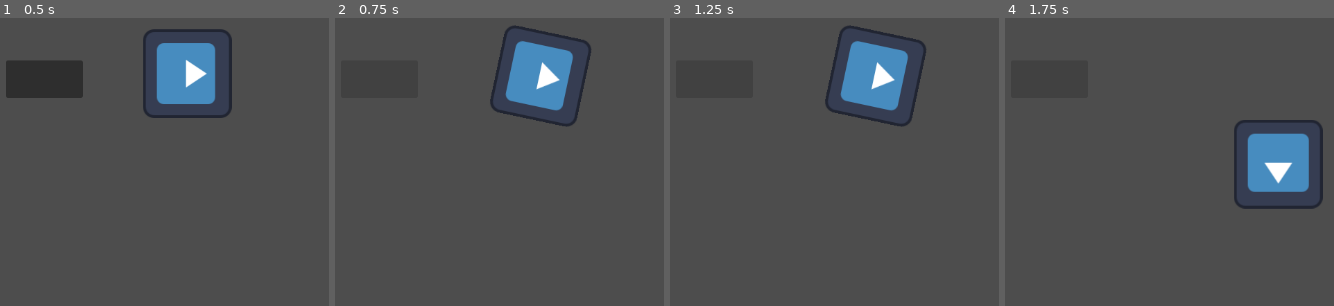
Above: before the commit, frames 1-4 (left to right).
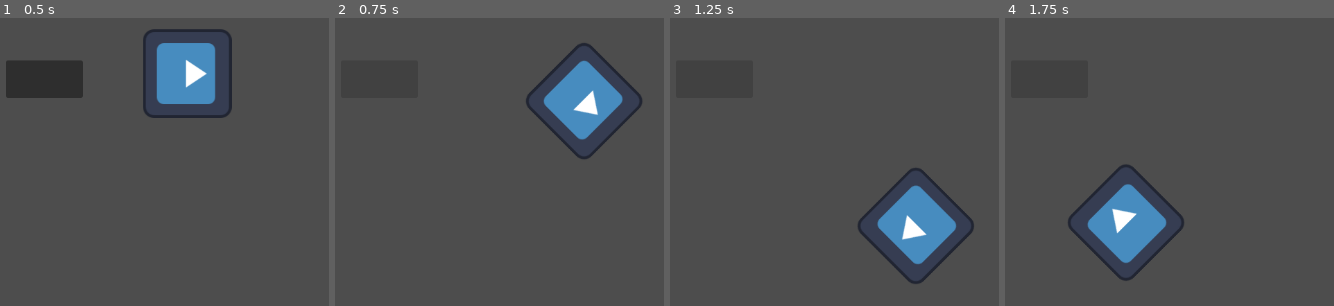
Above: after the commit, the same moments.

Repository: ShayLuan/GameDevTest
Game: Godot game, scene res://Example1World/example_1_world.tscn
Two runs of this game, one before a commit and one after it. Both use one fixed random seed, a clock stepped at 60 frames per second and the inputs below. The engine's default icon, where the game draws it, is replaced by a stand-in: a white triangle on a blue panel in a dark square.
Inputs (mouse positions are in pixels of both pictures, inside the frame that each line leads up to):
- Up to frame 1 (0.5 s): no input
- Up to frame 2 (0.75 s): click (377, 78) at 0.5 s
- Up to frame 3 (1.25 s): no input
- Up to frame 4 (1.75 s): click (1047, 78) at 1.25 s

Frame 1 is identical in both runs. In frame 2, 8.1% of the frame differs, in the area x 47-94%, y 2-49%; in frame 3, 9.8%; in frame 4, 10%, in the area x 19-97%, y 35-92%.

Commit message:
custom signals

Diff:
--- /dev/null
+++ b/Signals/signals/Example1World/example_1_world.gd
@@ -0,0 +1,8 @@
+extends Node2D
+
+signal toggle_icon_spin
+
+# Called every frame. 'delta' is the elapsed time since the previous frame.
+func _process(delta: float) -> void:
+	if Input.is_action_just_pressed("ui_accept"):
+		emit_signal("toggle_icon_spin")
--- a/Signals/signals/Example1World/example_1_world.tscn
+++ b/Signals/signals/Example1World/example_1_world.tscn
@@ -1,9 +1,11 @@
 [gd_scene format=3 uid="uid://dbcqaytogsgeq"]
 
 [ext_resource type="Texture2D" uid="uid://cthohx66yw3bt" path="res://icon.svg" id="1_0xbvr"]
+[ext_resource type="Script" uid="uid://cs7bviy8u4hup" path="res://Example1World/example_1_world.gd" id="1_gs8re"]
 [ext_resource type="Script" uid="uid://b15nptqy10e1x" path="res://Example1World/sprite_2d.gd" id="2_dtmm1"]
 
 [node name="Example1_world" type="Node2D" unique_id=137318528]
+script = ExtResource("1_gs8re")
 
 [node name="Sprite2D" type="Sprite2D" parent="." unique_id=357488011]
 position = Vector2(549, 402)
@@ -11,6 +13,8 @@
 script = ExtResource("2_dtmm1")
 
 [node name="Timer" type="Timer" parent="." unique_id=1410853543]
+wait_time = 0.2
+autostart = true
 
 [node name="Button" type="Button" parent="." unique_id=242474643]
 offset_left = 418.0
@@ -18,4 +22,5 @@
 offset_right = 529.0
 offset_bottom = 313.0
 
+[connection signal="toggle_icon_spin" from="." to="Sprite2D" method="_on_example_1_world_toggle_icon_spin"]
 [connection signal="pressed" from="Button" to="Sprite2D" method="_on_button_pressed"]
--- a/Signals/signals/Example1World/sprite_2d.gd
+++ b/Signals/signals/Example1World/sprite_2d.gd
@@ -19,5 +19,13 @@
 		position += velocity * delta
 
 
-func _on_button_pressed() -> void:
+#func _on_button_pressed() -> void:
+	#toggle()
+#
+#
+#func _on_timer_timeout() -> void:
+	#self.visible = !self.visible
+
+
+func _on_example_1_world_toggle_icon_spin() -> void:
 	toggle()
Not shown, added: Signals/signals/Example1World/example_1_world.gd.uid
